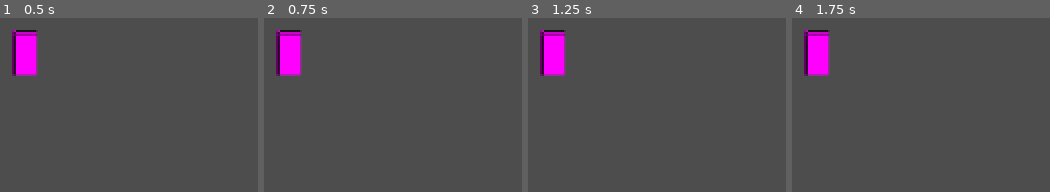
Above: before the commit, frames 1-4 (left to right).
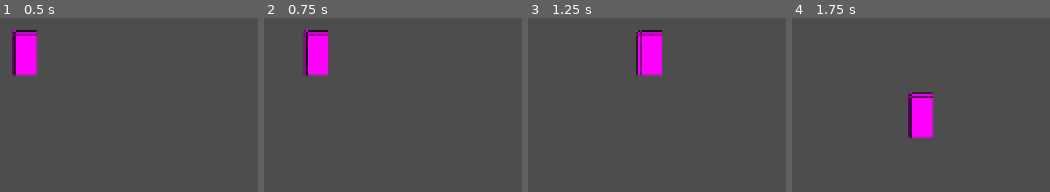
Above: after the commit, the same moments.

Repository: VictorPrazeres/2DMultiplayer
Game: Godot game, scene res://main.tscn
The game is run twice, just before and just after one commit, with the same random seed, the same clock (stepped at 60 frames per second) and the same inputs.
Inputs:
- Up to frame 1 (0.5 s): no input
- Up to frame 2 (0.75 s): tap Enter at 0.5 s; hold D (move_right, bound only after the commit) from 0.53 s (still down)
- Up to frame 3 (1.25 s): keep holding D (move_right, bound only after the commit)
- Up to frame 4 (1.75 s): release D (move_right, bound only after the commit) at 1.28 s; hold S (move_down, bound only after the commit) from 1.28 s (still down)

Frame 1 is identical in both runs. In frame 2, 5.1% of the frame differs, in the area x 4-25%, y 6-34%; in frame 3, 5.3%, in the area x 4-52%, y 6-34%; in frame 4, 5.3%.

Commit message:
feat(player): add basic movement and input handling
Implement character movement logic and input bindings to process vector
directions and update player velocity.

Diff:
--- /dev/null
+++ b/entities/player/player.gd
@@ -0,0 +1,7 @@
+extends CharacterBody2D
+
+
+func _process(_delta: float) -> void:
+	var movement_vector = Input.get_vector("move_left", "move_right", "move_up", "move_down")
+	velocity = movement_vector * 100
+	move_and_slide()
--- a/entities/player/player.tscn
+++ b/entities/player/player.tscn
@@ -1,4 +1,6 @@
-[gd_scene load_steps=3 format=3 uid="uid://cjqc31ns8shcp"]
+[gd_scene load_steps=4 format=3 uid="uid://cjqc31ns8shcp"]
+
+[ext_resource type="Script" uid="uid://3k7mrumbq40m" path="res://entities/player/player.gd" id="1_symyc"]
 
 [sub_resource type="PlaceholderTexture2D" id="PlaceholderTexture2D_sfv1e"]
 size = Vector2(18, 32)
@@ -6,6 +8,7 @@
 [sub_resource type="CircleShape2D" id="CircleShape2D_sfv1e"]
 
 [node name="Player" type="CharacterBody2D"]
+script = ExtResource("1_symyc")
 
 [node name="Texture" type="Sprite2D" parent="."]
 position = Vector2(0, -16)
--- a/project.godot
+++ b/project.godot
@@ -14,3 +14,34 @@
 run/main_scene="uid://bwtumf0ncui6b"
 config/features=PackedStringArray("4.4", "GL Compatibility")
 config/icon="res://icon.svg"
+
+[input]
+
+move_left={
+"deadzone": 0.2,
+"events": [Object(InputEventKey,"resource_local_to_scene":false,"resource_name":"","device":-1,"window_id":0,"alt_pressed":false,"shift_pressed":false,"ctrl_pressed":false,"meta_pressed":false,"pressed":false,"keycode":0,"physical_keycode":65,"key_label":0,"unicode":97,"location":0,"echo":false,"script":null)
+, Object(InputEventKey,"resource_local_to_scene":false,"resource_name":"","device":-1,"window_id":0,"alt_pressed":false,"shift_pressed":false,"ctrl_pressed":false,"meta_pressed":false,"pressed":false,"keycode":0,"physical_keycode":4194319,"key_label":0,"unicode":0,"location":0,"echo":false,"script":null)
+, Object(InputEventJoypadMotion,"resource_local_to_scene":false,"resource_name":"","device":-1,"axis":0,"axis_value":-1.0,"script":null)
+]
+}
+move_right={
+"deadzone": 0.2,
+"events": [Object(InputEventKey,"resource_local_to_scene":false,"resource_name":"","device":-1,"window_id":0,"alt_pressed":false,"shift_pressed":false,"ctrl_pressed":false,"meta_pressed":false,"pressed":false,"keycode":0,"physical_keycode":68,"key_label":0,"unicode":100,"location":0,"echo":false,"script":null)
+, Object(InputEventKey,"resource_local_to_scene":false,"resource_name":"","device":-1,"window_id":0,"alt_pressed":false,"shift_pressed":false,"ctrl_pressed":false,"meta_pressed":false,"pressed":false,"keycode":0,"physical_keycode":4194321,"key_label":0,"unicode":0,"location":0,"echo":false,"script":null)
+, Object(InputEventJoypadMotion,"resource_local_to_scene":false,"resource_name":"","device":-1,"axis":0,"axis_value":1.0,"script":null)
+]
+}
+move_up={
+"deadzone": 0.2,
+"events": [Object(InputEventKey,"resource_local_to_scene":false,"resource_name":"","device":-1,"window_id":0,"alt_pressed":false,"shift_pressed":false,"ctrl_pressed":false,"meta_pressed":false,"pressed":false,"keycode":0,"physical_keycode":87,"key_label":0,"unicode":119,"location":0,"echo":false,"script":null)
+, Object(InputEventKey,"resource_local_to_scene":false,"resource_name":"","device":-1,"window_id":0,"alt_pressed":false,"shift_pressed":false,"ctrl_pressed":false,"meta_pressed":false,"pressed":false,"keycode":0,"physical_keycode":4194320,"key_label":0,"unicode":0,"location":0,"echo":false,"script":null)
+, Object(InputEventJoypadMotion,"resource_local_to_scene":false,"resource_name":"","device":-1,"axis":1,"axis_value":-1.0,"script":null)
+]
+}
+move_down={
+"deadzone": 0.2,
+"events": [Object(InputEventKey,"resource_local_to_scene":false,"resource_name":"","device":-1,"window_id":0,"alt_pressed":false,"shift_pressed":false,"ctrl_pressed":false,"meta_pressed":false,"pressed":false,"keycode":0,"physical_keycode":83,"key_label":0,"unicode":115,"location":0,"echo":false,"script":null)
+, Object(InputEventKey,"resource_local_to_scene":false,"resource_name":"","device":-1,"window_id":0,"alt_pressed":false,"shift_pressed":false,"ctrl_pressed":false,"meta_pressed":false,"pressed":false,"keycode":0,"physical_keycode":4194322,"key_label":0,"unicode":0,"location":0,"echo":false,"script":null)
+, Object(InputEventJoypadMotion,"resource_local_to_scene":false,"resource_name":"","device":-1,"axis":1,"axis_value":1.0,"script":null)
+]
+}
Not shown, added: entities/player/player.gd.uid
